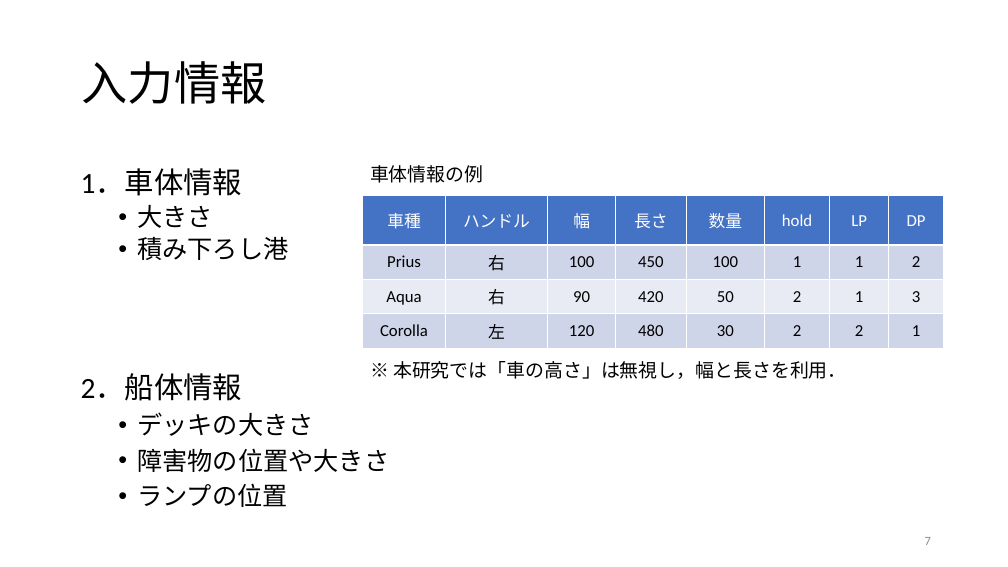
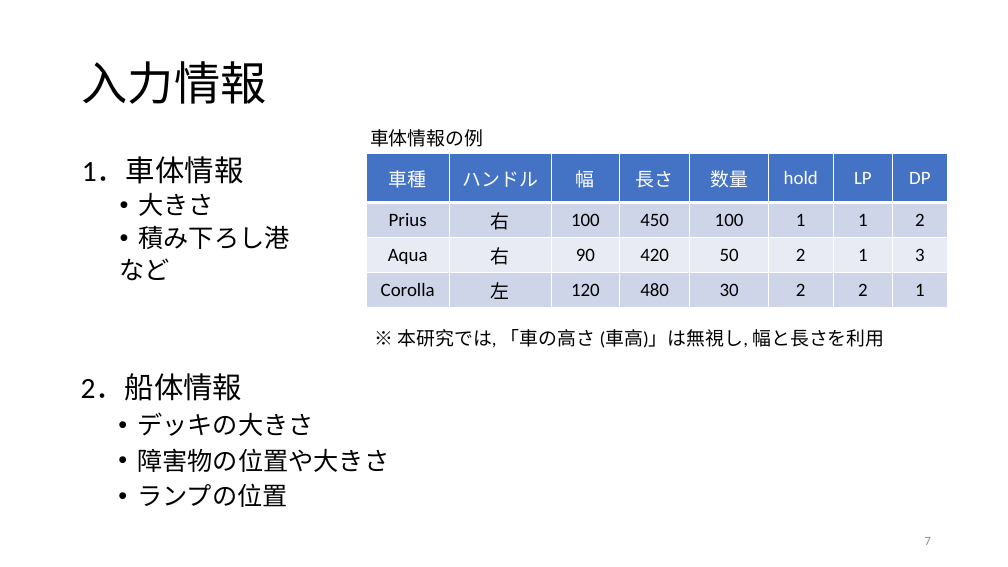
Before and after one commit to r-kurosu/kline, a slide deck: slide 7 of 卒論発表用スライド.pptx. Drawn at 1008x567 pixels with LibreOffice and Linux fonts; fonts in the diff are those of the drawing. Boxes give left, top, right and bottom in pixels: in the first picture for what was removed or moved away, otherwise in the second. Text is boxed around its words. In the diff, an @@ line names an element or a change of style, - is before the commit and + after.

```diff
--- a/卒論発表用スライド.pptx
+++ b/卒論発表用スライド.pptx
@@ text "1．車体情報": place and size @@
-text "1．車体情報" at bbox=[81, 168, 288, 260]
+text "1．車体情報" at bbox=[82, 157, 289, 281]
@@ text "車体情報の例": place and size @@
-text "車体情報の例" at bbox=[370, 165, 483, 183]
+text "車体情報の例" at bbox=[370, 129, 483, 147]
@@ table at bbox=[367, 154, 948, 306] @@
@@ size 16 to 18 pt @@
@@ table: place and size @@
-table at bbox=[363, 196, 944, 349]
+table at bbox=[367, 154, 948, 306]
@@ text at bbox=[120, 258, 170, 281]: paragraph added @@
+  など
@@ text at bbox=[397, 329, 884, 348]: text changed @@
-※ 本研究では「車の高さ」は無視し，幅と長さを利用．
+※ 本研究では, 「車の高さ (車高)」は無視し, 幅と長さを利用
```
Also in this commit, not shown: 13 other slides changed, 5 slides added, 8 slides removed, 2 other files.
